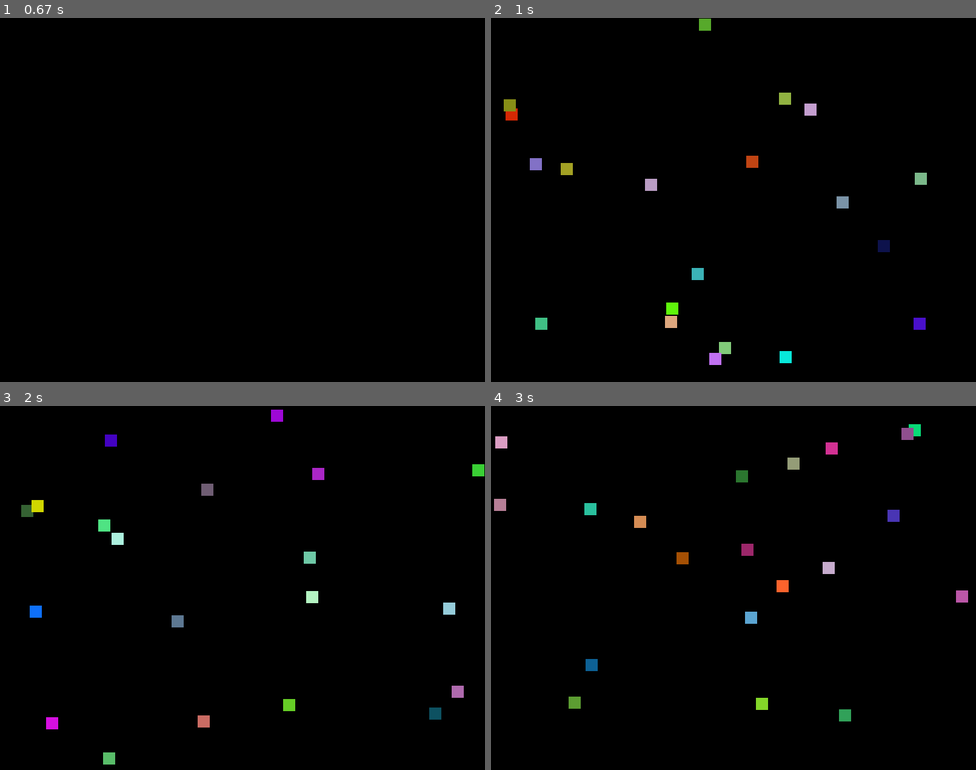
Above: before the commit, frames 1-4 (two rows, left to right).
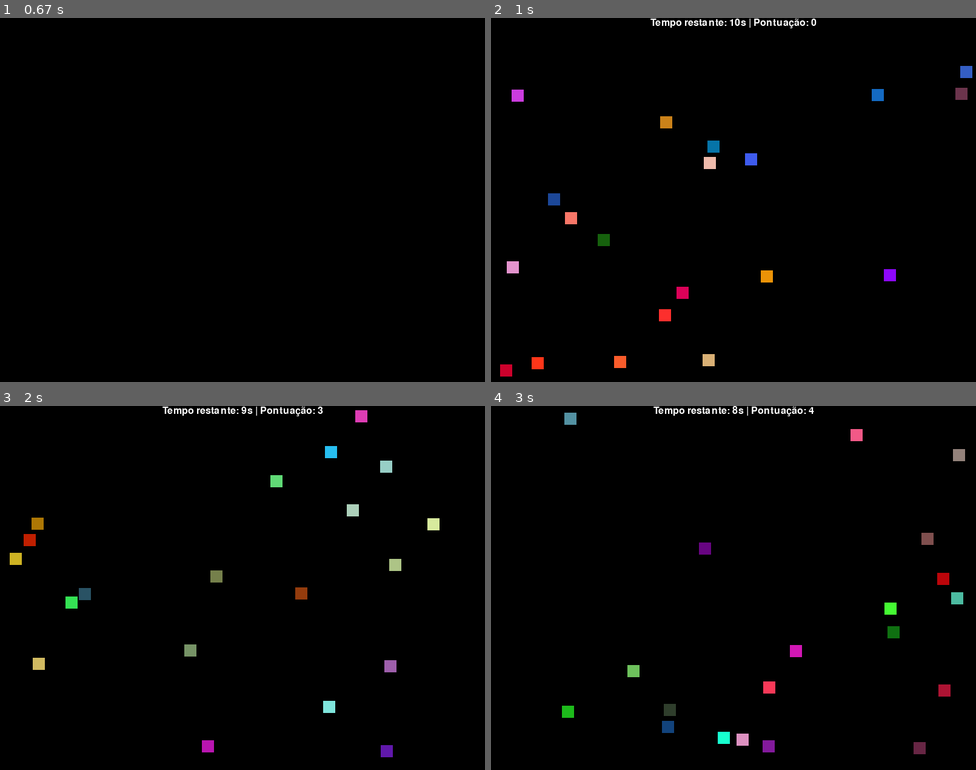
Above: after the commit, the same moments.

Repository: taohansens/Infnet
Game: pygame game, started from Bloco I/Fundamentos do Desenvolvimento Python/Aula 07 PyGame/quadradinho.py
The game is run twice, just before and just after one commit, with the same random seed, the same clock (stepped at 60 frames per second) and the same inputs.
Inputs (mouse positions are in pixels of both pictures, inside the frame that each line leads up to):
- Up to frame 1 (0.67 s): no input
- Up to frame 2 (1 s): no input
- Up to frame 3 (2 s): click (77, 606) at 1.38 s; click (475, 460) at 1.72 s
- Up to frame 4 (3 s): click (767, 482) at 2.55 s

Frame 1 is identical in both runs. In frame 2, 3.5% of the frame differs, in the area x 1-100%, y 0-99%; in frame 3, 3.6%, in the area x 2-100%, y 0-99%; in frame 4, 3.6%.

Commit message:
atualizada pontuação: 2 para quadradinho azul; aplicada namedtuple;

Diff:
--- a/Bloco I/Fundamentos do Desenvolvimento Python/Aula 07 PyGame/quadradinho.py
+++ b/Bloco I/Fundamentos do Desenvolvimento Python/Aula 07 PyGame/quadradinho.py
@@ -1,8 +1,8 @@
 import pygame, random
+# implementando tupla nomeada
+from collections import namedtuple
 
-pygame.init()
-largura_tela = 800
-altura_tela = 600
+Cor = namedtuple('Cor', ['r', 'g', 'b'])
 
 # cores
 lightBlue = (11, 158, 217)
@@ -13,36 +13,54 @@
 pink = (242, 92, 162)
 cores = [lightBlue, blue, darkBlue, white, pink]
 
+pygame.init()
+largura_tela = 800
+altura_tela = 600
 clock = pygame.time.Clock()
 tela = pygame.display.set_mode((largura_tela, altura_tela))
 
 # Variavel para contar quantas esperas de 60Hz ou 0,016s
 conta_clocks = 0
-# conta quantos quadradinhos clicou
+# conta pontuação
 pontos = 0
-# variavel para contar qtos segundos passaram
-conta_segundos = 5
+# variavel para contar qtos segundos faltam
+conta_segundos = 11
 
 
-# Para imprimir o texto com o tempo e a pontuação corrente
-def mostra_tempo(tempo, pontos):
+# classe Quadradinho
+class Quadradinho:
+    def __init__(self):
+        self.largura = 20
+        self.altura = 20
+        self.x, self.y = gera_pos_aleatoria()
+        self.area = pygame.Rect(self.x, self.y, self.largura, self.altura)
+        self.cor = gera_cor_aleatoria()
+
+    def desenha(self, tela):
+        pygame.draw.rect(tela, self.cor, self.area)
+
+
+# Para imprimir o texto com o tempo e a pontuação atual
+def mostra_placar(tempo, pts):
     font = pygame.font.Font(None, 24)
-    text = font.render("Tempo: " + str(tempo) + "s | Pontuação: " + str(pontos), 1, white)
+    text = font.render("Tempo restante: " + str(tempo) + "s | Pontuação: " + str(pts), True, white)
     textpos = text.get_rect(centerx=tela.get_width() // 2)
     tela.blit(text, textpos)
 
 
 # Cria tupla RGB aleatória
 def gera_cor_aleatoria():
-    return random.randint(0, 255), random.randint(0, 255), random.randint(0, 255)
+    # usando namedTuple
+    cor = Cor(r=random.randint(0, 255), g=random.randint(0, 255), b=random.randint(0, 255))
+    return cor
 
 
 # Mostra pontuação final ao encerrar o jogo
 def mostra_pontuacao_final(tela, pontos):
-    tela.fill(black) # Limpa tela
+    tela.fill(black)  # Limpa tela
     font = pygame.font.Font(None, 36)
-    text = font.render("Pontuação: " + str(pontos) + " quadradinhos", 1, white)
-    textpos = text.get_rect(center=(tela.get_width()/2, tela.get_height()/2))
+    text = font.render("Pontuação final: " + str(pontos) + " pontos", 1, white)
+    textpos = text.get_rect(center=(tela.get_width() / 2, tela.get_height() / 2))
     tela.blit(text, textpos)
 
 
@@ -62,28 +80,29 @@
             pos = pygame.mouse.get_pos()
             # Checa se foi clicado em algum quadrado
             for q in lista:
-                if q.collidepoint(pos):
+                if q.area.collidepoint(pos):
                     lista.remove(q)
-                    pontos = pontos + 1
-
+                    if q.cor.r < 100 and q.cor.g < 100 and q.cor.b > 175:
+                        pontos += 2
+                    else:
+                        pontos += 1
         if event.type == pygame.QUIT:
             terminou = True
     conta_clocks += 1
+
     if conta_clocks == 60:
         if conta_segundos > 0:
-            # Mostra tempo restante na tela com a pontuação
-            mostra_tempo(conta_segundos, pontos)
-
             conta_segundos -= 1
             conta_clocks = 0
             tela.fill(black)
             lista = []
+            mostra_placar(conta_segundos, pontos)
             # cria 20 quadradinhos a cada segundo
             for quadradinho in range(0, 20):
-                x, y = gera_pos_aleatoria()
-                q = pygame.Rect(x, y, 20, 20)
-                pygame.draw.rect(tela, gera_cor_aleatoria(), q)
+                q = Quadradinho()
+                q.desenha(tela)
                 lista.append(q)
+
         else:
             # fim da partida, mostra pontuação
             mostra_pontuacao_final(tela, pontos)
